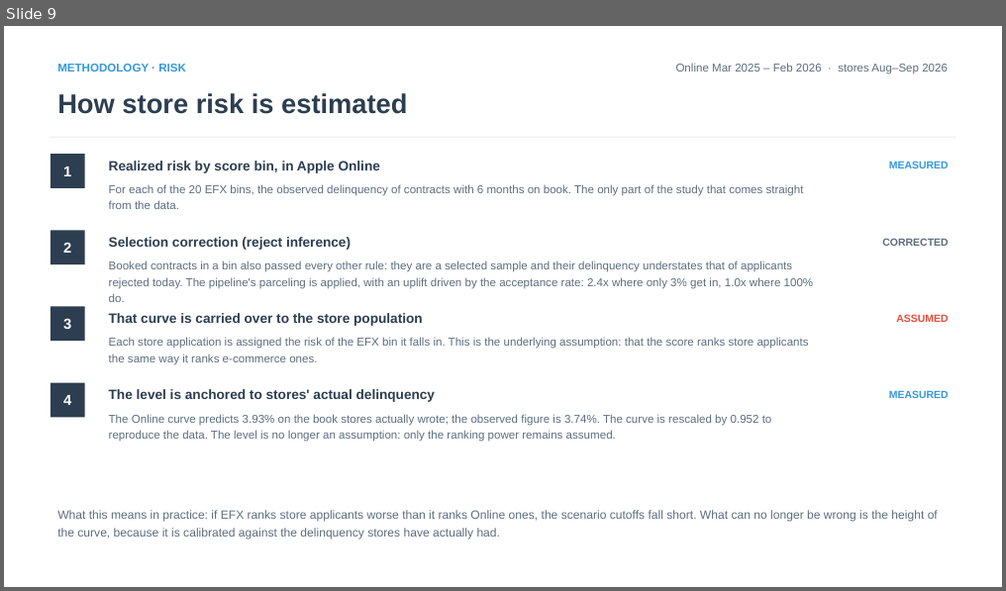
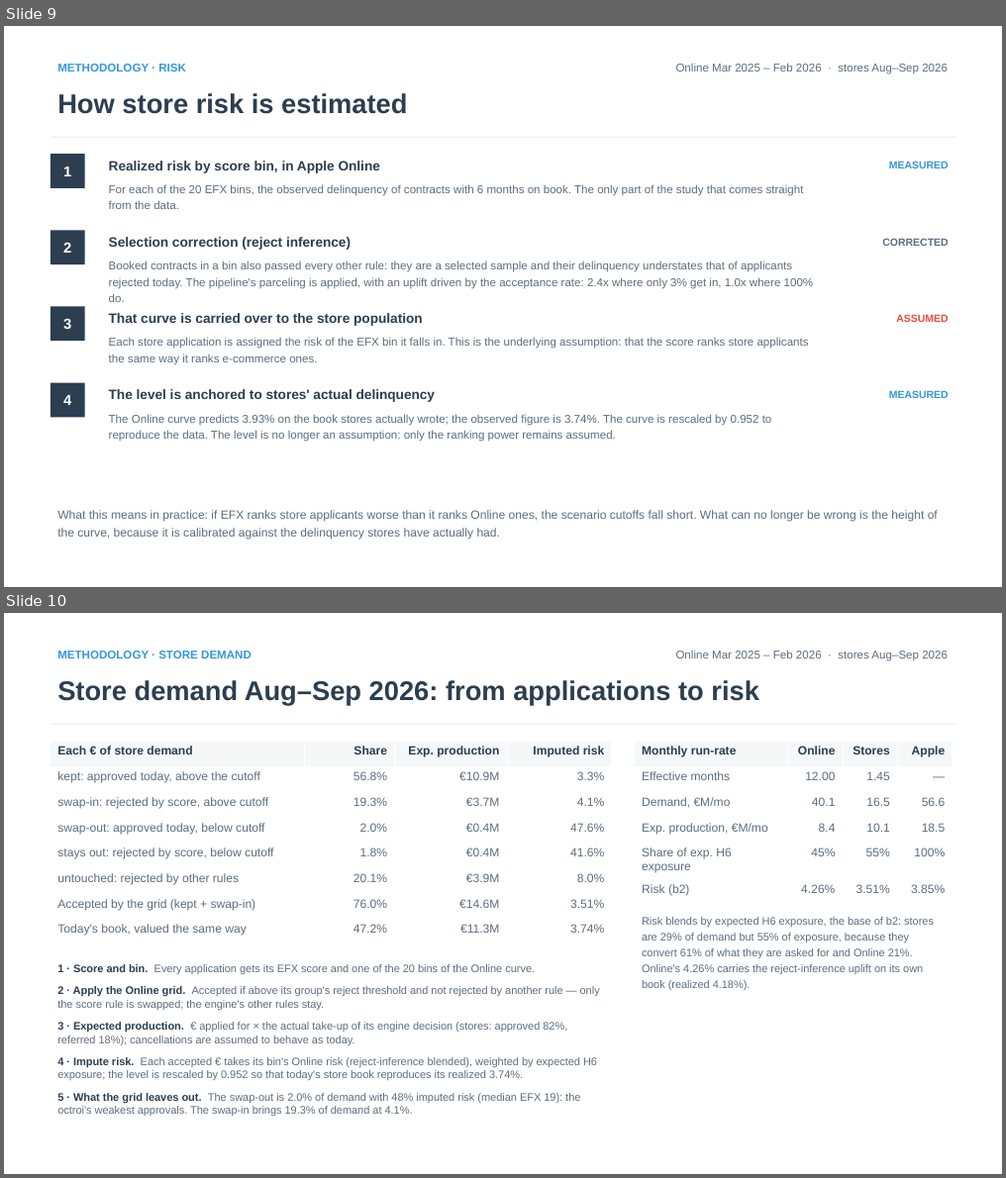
Before and after one commit to iocariz/scoring_tools, a slide deck: output/apple_deck/Apple_EFX_Study.pptx. Shown one above the other, each under a label of ours: slide 9 before the commit, slides 9 and 10 after it. The pictures are 1006x591 and 1006x1178 pixels, drawn with LibreOffice and Linux fonts; fonts in the diff are those of the drawing. Boxes give left, top, right and bottom in pixels: in the first picture for what was removed or moved away, otherwise in the second. Text is boxed around its words. In the diff, an @@ line names an element or a change of style, - is before the commit and + after.

```diff
--- a/output/apple_deck/Apple_EFX_Study.pptx
+++ b/output/apple_deck/Apple_EFX_Study.pptx
@@ slide 10 added at (4,613,1002,1174), background #FFFFFF @@
@@ text added at (57,651,252,659), 11 pt, text #3498DB, bold @@
+METHODOLOGY · STORE DEMAND
@@ text added at (676,651,947,662), 11 pt, text #5D6D7E @@
+Online Mar 2025 – Feb 2026 · stores Aug–Sep 2026
@@ text added at (57,680,759,705), 26 pt, text #2C3E50, bold @@
+Store demand Aug–Sep 2026: from applications to risk
@@ rectangle added at (51,724,955,725), fill #E5E7EB @@
@@ table added at (51,741,612,945), 8 rows, 4 columns @@
+Each € of store demand | Share | Exp. production | Imputed risk
+kept: approved today, above the cutoff | 56.8% | €10.9M | 3.3%
+swap-in: rejected by score, above cutoff | 19.3% | €3.7M | 4.1%
+swap-out: approved today, below cutoff | 2.0% | €0.4M | 47.6%
+stays out: rejected by score, below cutoff | 1.8% | €0.4M | 41.6%
+untouched: rejected by other rules | 20.1% | €3.9M | 8.0%
+Accepted by the grid (kept + swap-in) | 76.0% | €14.6M | 3.51%
+Today's book, valued the same way | 47.2% | €11.3M | 3.74%
@@ table added at (635,741,951,899), 6 rows, 4 columns @@
+Monthly run-rate | Online | Stores | Apple
+Effective months | 12.00 | 1.45 | —
+Demand, €M/mo | 40.1 | 16.5 | 56.6
+Exp. production, €M/mo | 8.4 | 10.1 | 18.5
+Share of exp. H6 exposure | 45% | 55% | 100%
+Risk (b2) | 4.26% | 3.51% | 3.85%
@@ text added at (642,917,934,990), 10.5 pt, text #5D6D7E @@
+Risk blends by expected H6 exposure, the base of b2: stores are 29% of demand but 55% of exposure, because they convert 61% of what they are asked for and Online 21%. Online's 4.26% carries the reject-inference uplift on its own book (realized 4.18%).
@@ text added at (57,964,600,1116), 10.5 pt, text #5D6D7E @@
+1 · Score and bin. Every application gets its EFX score and one of the 20 bins of the Online curve.
+2 · Apply the Online grid. Accepted if above its group's reject threshold and not rejected by another rule — only the score rule is swapped; the engine's other rules stay.
+3 · Expected production. € applied for × the actual take-up of its engine decision (stores: approved 82%, referred 18%); cancellations are assumed to behave as today.
+4 · Impute risk. Each accepted € takes its bin's Online risk (reject-inference blended), weighted by expected H6 exposure; the level is rescaled by 0.952 so that today's store book reproduces its realized 3.74%.
+5 · What the grid leaves out. The swap-out is 2.0% of demand with 48% imputed risk (median EFX 19): the octroi's weakest approvals. The swap-in brings 19.3% of demand at 4.1%.
```
Also in this commit, not shown: 6 other files.
